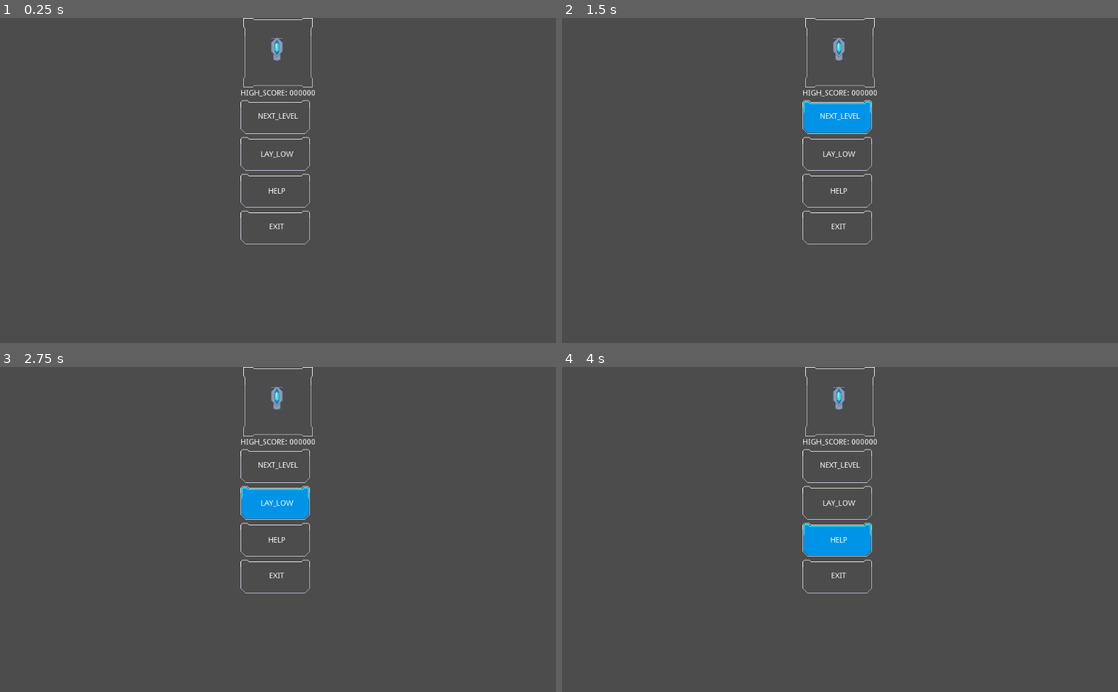
Above: before the commit, frames 1-4 (two rows, left to right).
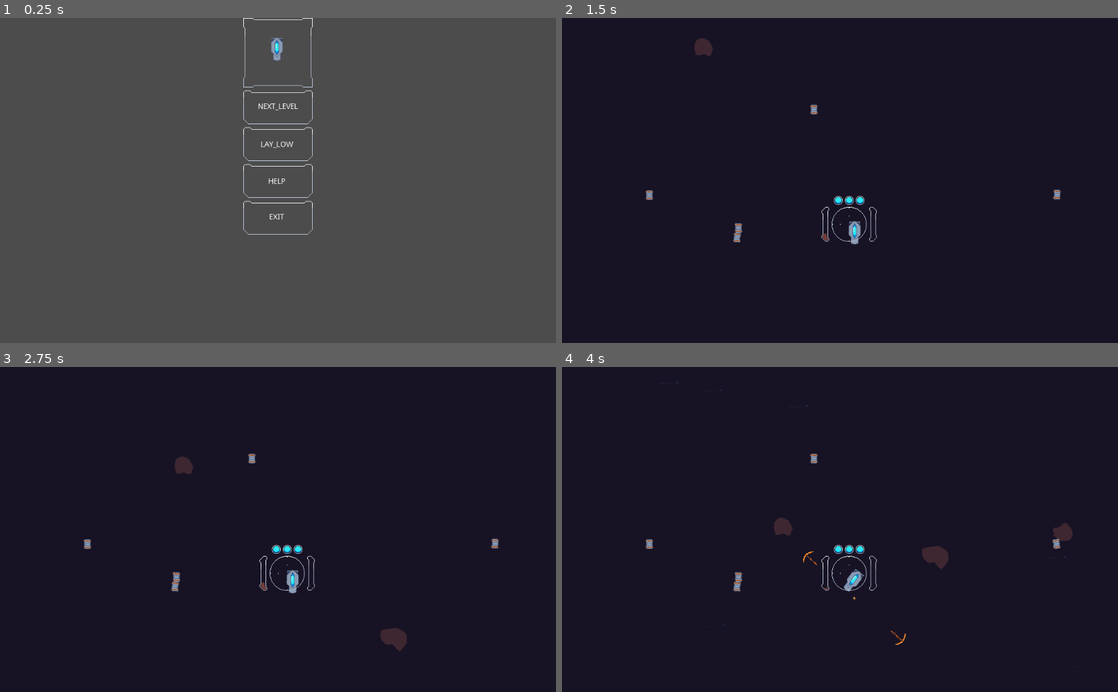
Above: after the commit, the same moments.

Repository: UnwarySage/Subthermal
Game: Godot game, scene res://level/menu/Menu.tscn
The game is run twice, just before and just after one commit, with the same random seed, the same clock (stepped at 60 frames per second) and the same inputs.
Inputs (mouse positions are in pixels of both pictures, inside the frame that each line leads up to):
- Up to frame 1 (0.25 s): no input
- Up to frame 2 (1.5 s): click "NEXT_LEVEL" at 0.5 s; click (840, 115) at 1.25 s, where only the run before the commit has a clickable "NEXT_LEVEL"
- Up to frame 3 (2.75 s): click (278, 503) at 2 s, where only the run before the commit has a clickable "LAY_LOW"
- Up to frame 4 (4 s): click (840, 539) at 2.75 s, where only the run before the commit has a clickable "HELP"; hold D (player_turn_right) from 3.53 s (still down); tap Shift (player_fire_waffle) at 3.6 s

The runs differ from the first frame. In frame 1, 1.1% of the frame differs, in the area x 43-57%, y 22-70%; in frame 2, 100%, in the area x 0-100%, y 0-100%; in frame 3, 100%; in frame 4, 100%.
Error before the commit: Parse Error: Non-static function "quit" can only be called from an instance. (res://level/menu/Menu.gd:34)

Commit message:
adjust volume, fix exit

Diff:
--- a/game/entities/player/Ship.gd
+++ b/game/entities/player/Ship.gd
@@ -96,10 +96,12 @@
 			spawn.linear_velocity = Vector2(0,100).rotated(self.rotation)
 			stored_mass -= waffle_cost
 			emit_signal("mass_updated", stored_mass)
+			$FireSound.play()
 			if(temperature - waffle_temp > 0):
 				temperature -= waffle_temp
 			else:
 				temperature =0
+				$ShootFailSound.play()
 
 
 func fire_engine(strength):
--- a/game/entities/player/Ship.tscn
+++ b/game/entities/player/Ship.tscn
@@ -19,6 +19,8 @@
 [ext_resource path="res://entities/player/death.wav" type="AudioStream" id=17]
 [ext_resource path="res://entities/player/pickup.wav" type="AudioStream" id=18]
 [ext_resource path="res://entities/player/engine_fire.wav" type="AudioStream" id=19]
+[ext_resource path="res://entities/player/fail_to_fire.wav" type="AudioStream" id=20]
+[ext_resource path="res://entities/player/fire.wav" type="AudioStream" id=21]
 
 [sub_resource type="SpriteFrames" id=8]
 
@@ -104,7 +106,7 @@
 anim_loop = false
 _sections_unfolded = [ "Color", "Emission Shape", "Flags", "Hue Variation", "Initial Velocity", "Linear Accel", "Spread" ]
 
-[node name="ShipBody" type="RigidBody2D" index="0" groups=[
+[node name="ShipBody" type="RigidBody2D" groups=[
 "player",
 "has_temperature",
 "ship",
@@ -394,6 +396,26 @@
 bus = "Master"
 area_mask = 1
 
+[node name="ShootFailSound" type="AudioStreamPlayer2D" parent="." index="13"]
+
+stream = ExtResource( 20 )
+volume_db = 0.0
+autoplay = false
+max_distance = 2000.0
+attenuation = 1.0
+bus = "Master"
+area_mask = 1
+
+[node name="FireSound" type="AudioStreamPlayer2D" parent="." index="14"]
+
+stream = ExtResource( 21 )
+volume_db = 0.0
+autoplay = false
+max_distance = 2000.0
+attenuation = 1.0
+bus = "Master"
+area_mask = 1
+
 [connection signal="body_entered" from="." to="." method="_on_ShipBody_body_entered"]
 
 [connection signal="heat_updated" from="." to="Follower/HUD" method="_on_ShipBody_heat_updated"]
--- a/game/entities/reticule/Reticule.tscn
+++ b/game/entities/reticule/Reticule.tscn
@@ -5,7 +5,7 @@
 [ext_resource path="res://entities/reticule/reticule.png" type="Texture" id=3]
 [ext_resource path="res://entities/reticule/lockon1.wav" type="AudioStream" id=4]
 
-[node name="ReticulePosition" type="Node2D"]
+[node name="ReticulePosition" type="Node2D" index="0"]
 
 script = ExtResource( 1 )
 max_viz_distance = 120.0
@@ -30,7 +30,7 @@
 [node name="AudioStreamPlayer2D" type="AudioStreamPlayer2D" parent="." index="3"]
 
 stream = ExtResource( 4 )
-volume_db = 0.0
+volume_db = -3.0
 autoplay = true
 max_distance = 2000.0
 attenuation = 1.0
--- a/game/entities/waffle/Waffle.tscn
+++ b/game/entities/waffle/Waffle.tscn
@@ -49,7 +49,7 @@
 
 frames = SubResource( 1 )
 animation = "default"
-frame = 2
+frame = 4
 playing = true
 
 [node name="WaffleShape" type="CollisionShape2D" parent="." index="1"]
--- a/game/level/menu/Menu.gd
+++ b/game/level/menu/Menu.gd
@@ -31,7 +31,7 @@
 
 func _on_ExitButton_pressed():
 	print("exiting")
-	SceneTree.quit()
+	get_tree().quit()
 
 func _on_CloseHelp_pressed():
 	$HelpScreen.visible = false
Not shown: 1 places in game/entities/player/Ship.tscn that only renumber resources
Not shown, added: game/entities/player/fail_to_fire.wav.import
Not shown, added: game/entities/player/fire.wav.import
Not shown, added: game/entities/player/fail_to_fire.wav
Not shown, added: game/entities/player/fire.wav
